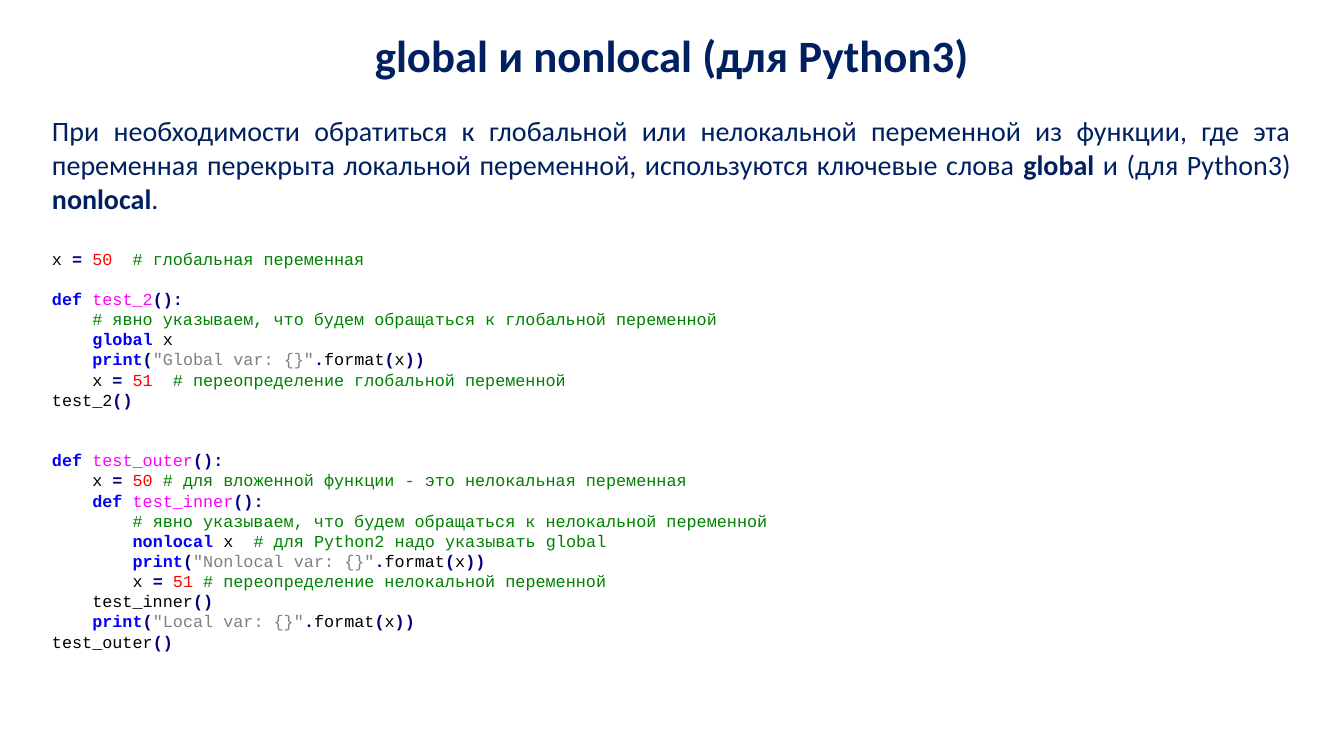
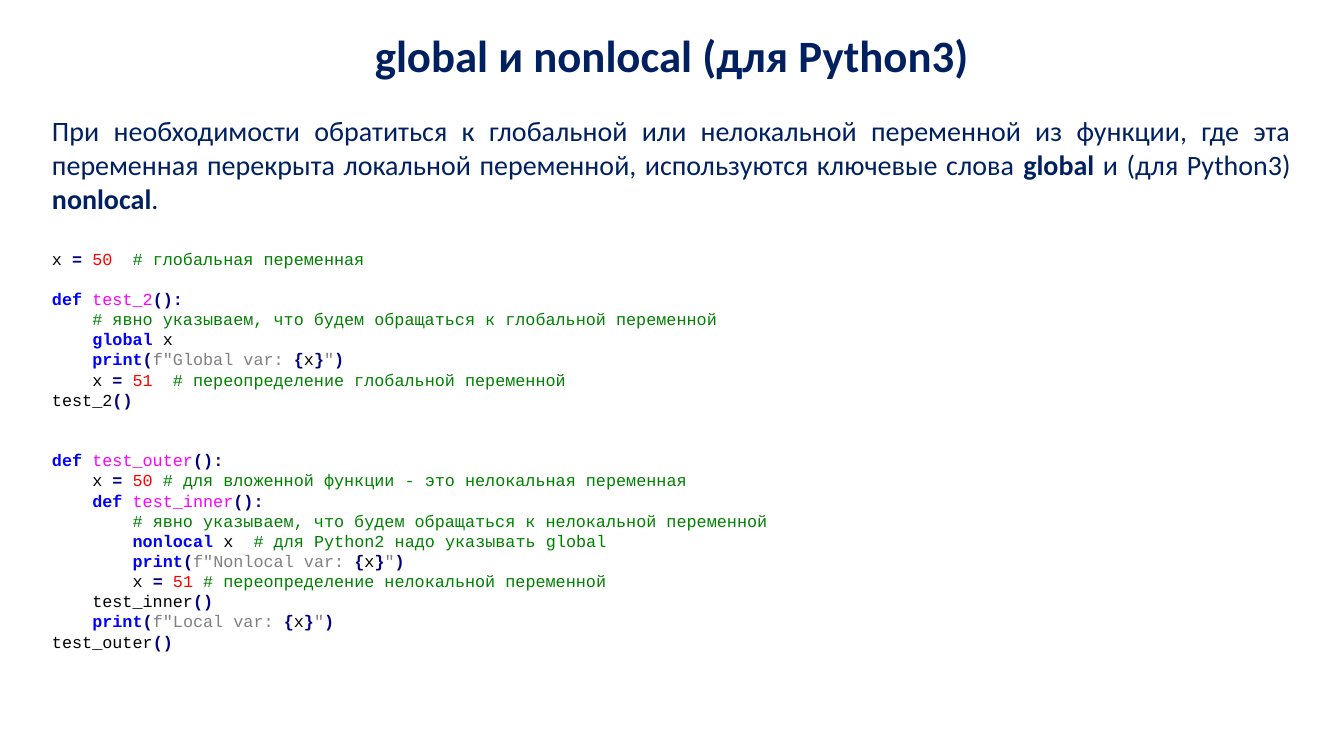
Before and after one commit to vamishnin/PythonCoursePro, a slide deck: slide 30 of Lectures/py_lec_4.pptx. Drawn at 1344x756 pixels with LibreOffice and Linux fonts; fonts in the diff are those of the drawing; background and template pictures are left out. Boxes give left, top, right and bottom in pixels: in the first picture for what was removed or moved away, otherwise in the second. Text is boxed around its words. In the diff, an @@ line names an element or a change of style, - is before the commit and + after.

```diff
--- a/Lectures/py_lec_4.pptx
+++ b/Lectures/py_lec_4.pptx
@@ text at (92, 353, 344, 369): text changed @@
-print("Global var: {}".format(x))
+print(f"Global var: {x}")
@@ text at (133, 555, 404, 571): text changed @@
-print("Nonlocal var: {}".format(x))
+print(f"Nonlocal var: {x}")
@@ text at (92, 615, 334, 631): text changed @@
-print("Local var: {}".format(x))
+print(f"Local var: {x}")
```
Also in this commit, not shown: 11 other slides changed, 7 other files.
